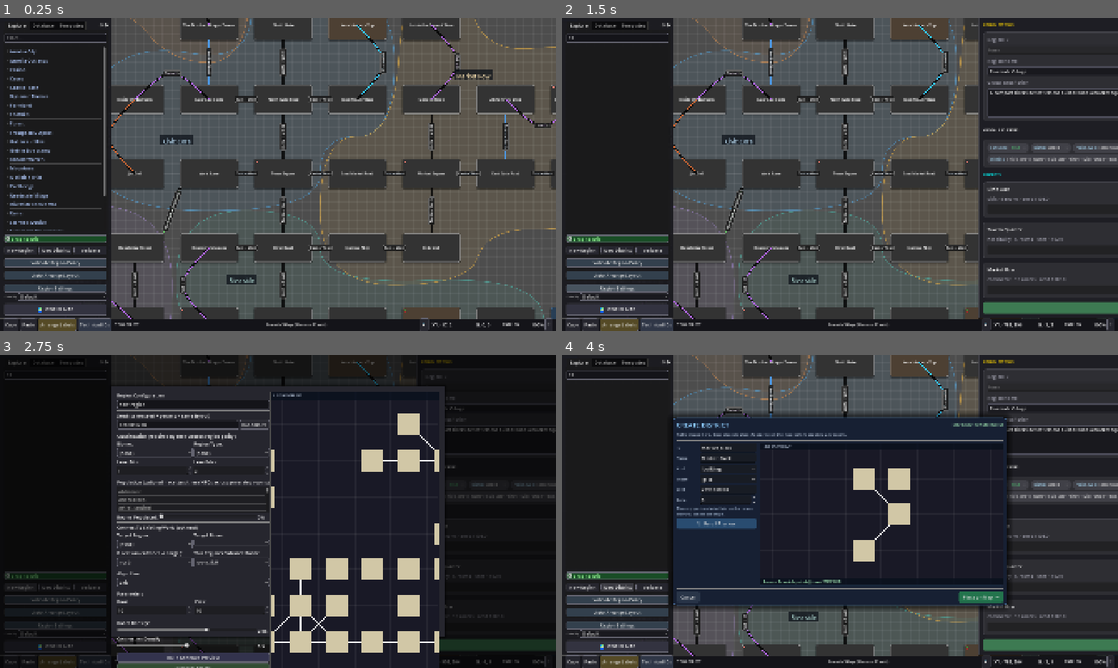
Above: before the commit, frames 1-4 (two rows, left to right).
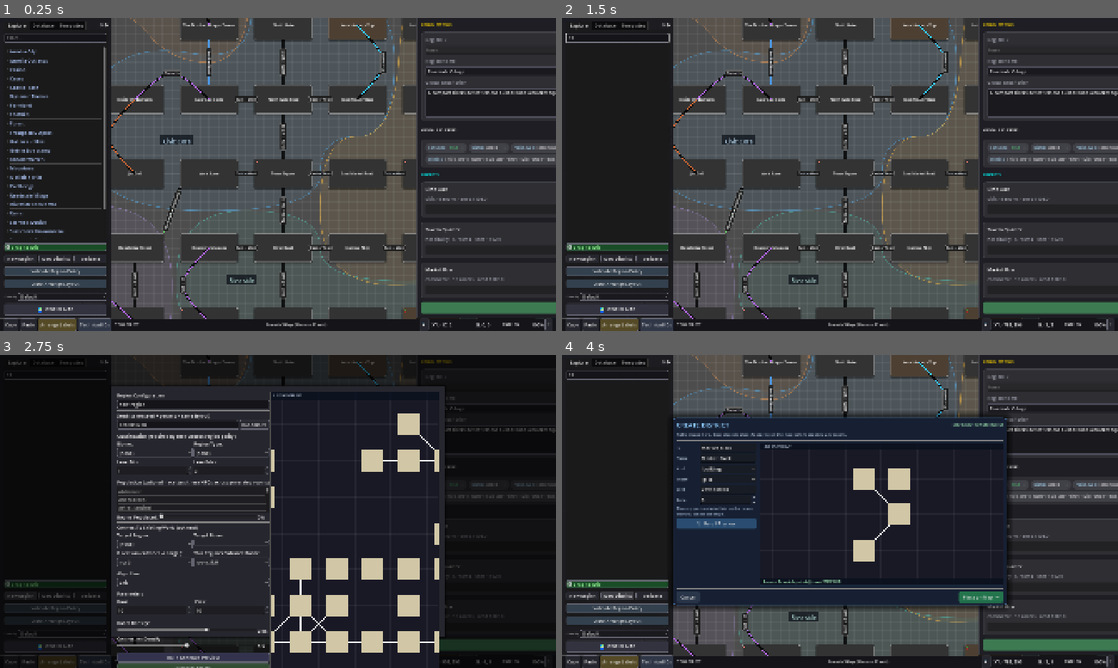
Above: after the commit, the same moments.

Repository: jbax-and-his-ai-pals/008-mud
Game: Godot game, scene res://scenes/Main.tscn
The game is run twice, just before and just after one commit, with the same random seed, the same clock (stepped at 60 frames per second) and the same inputs.
Inputs (mouse positions are in pixels of both pictures, inside the frame that each line leads up to):
- Up to frame 1 (0.25 s): no input
- Up to frame 2 (1.5 s): click (617, 36) at 0.52 s; type "12" at 0.6 s; click (617, 287) at 1.25 s, where only the run before the commit has a clickable "Region Settings"
- Up to frame 3 (2.75 s): click "New Region" at 2 s
- Up to frame 4 (4 s): click "New Region" at 2.75 s; click "New District" at 3.5 s

The runs differ from the first frame. In frame 1, 23% of the frame differs, in the area x 0-100%, y 0-97%; in frame 2, 2.6%; in frame 3, 0.9%; in frame 4, 2.7%.

Commit message:
Always show something useful on the right instead of a blank or vague panel
Deselecting everything used to hide the info panel entirely in local view,
and show an unhelpful "Arrangement Mode" label in world view. Now: local
view with nothing selected shows the region's own settings (the same
panel the now-removed "Region Settings" footer button opened); world view
shows a region/room count and a one-line hint on how to inspect or
connect regions.

Also removed that footer button -- it always acted on whatever region
happened to be loaded in region_mgr.data regardless of what was visually
selected (confusing in world view, where it looked like clicking it
selected a specific region), and is now fully redundant since deselecting
in local view reaches the same panel.

Verified end-to-end: local view lands on "region_root" by default, world
view lands on "world" with real counts, switching views preserves the
right default per view, and selecting/deselecting a room still works.

Co-Authored-By: Claude Sonnet 5 <noreply@anthropic.com>

Diff:
--- a/mud-world-editor/scripts/core/Main.gd
+++ b/mud-world-editor/scripts/core/Main.gd
@@ -77,11 +77,6 @@
 			ui_mgr.cache_search_data(world_mgr.get_all_world_data(), database_mgr.npcs, database_mgr.items)
 
 func _bootstrap_ui():
-	if ui_mgr.footer_container:
-		var btn_reg = Button.new(); btn_reg.text = "Region Settings"
-		ui_mgr.footer_container.add_child(btn_reg); ui_mgr.footer_container.move_child(btn_reg, 0)
-		ui_mgr._apply_style(btn_reg, Color(0.2, 0.25, 0.3))
-		btn_reg.pressed.connect(func(): inspector.load_region_root(region_mgr.data))
 	if not DirAccess.dir_exists_absolute("res://data/regions/"): DirAccess.make_dir_recursive_absolute("res://data/regions/")
 	_update_db_ui()
 	_load_region_vocab_into_creator()
@@ -934,11 +929,10 @@
 	_refresh_view()
 
 	if enabled:
-		inspector.load_world_mode()
+		_show_world_overview()
 		var all_data = world_mgr.get_all_world_data()
-		var total_rooms = 0
-		for r_data in all_data.values():
-			total_rooms += r_data.get("rooms", {}).size()
+		var total_rooms := 0
+		for r_data in all_data.values(): total_rooms += r_data.get("rooms", {}).size()
 		ui_mgr.update_status_info("World Map", total_rooms, "%d Regions" % all_data.size())
 
 		if view_states.has("world_view"):
@@ -995,19 +989,25 @@
 			"Auto-Arrange Layout"
 		)
 
-func _deselect_all(hide_ui: bool = true):
+func _deselect_all(_hide_ui: bool = true):
 	state.clear_selection()
-	if state.is_world_view:
-		graph_controller.update_selection_visuals([])
-		inspector.load_world_mode()
-	else:
-		graph_controller.update_selection_visuals([])
-		inspector.clear_selection(hide_ui)
+	graph_controller.update_selection_visuals([])
+	# There's always something useful to show on the right: the region (or
+	# world map) nothing-selected still belongs to, not a blank panel or an
+	# unhelpful "Arrangement Mode" placeholder.
+	if state.is_world_view: _show_world_overview()
+	else: inspector.load_region_root(region_mgr.data)
 	# A district highlight lives on district_layer's own _draw(), unlike a
 	# room's selection border (a StyleBoxFlat that redraws itself on
 	# change) -- clearing the selection needs an explicit redraw to make
 	# that highlight actually disappear.
 	graph_controller.queue_redraw()
+
+func _show_world_overview():
+	var all_data = world_mgr.get_all_world_data()
+	var total_rooms := 0
+	for r_data in all_data.values(): total_rooms += r_data.get("rooms", {}).size()
+	inspector.load_world_mode(all_data.size(), total_rooms)
 
 func _deselect_room_only():
 	state.clear_selection(); graph_controller.update_selection_visuals([]); graph_controller.queue_redraw()
--- a/mud-world-editor/scripts/ui/inspectors/InspectorController.gd
+++ b/mud-world-editor/scripts/ui/inspectors/InspectorController.gd
@@ -201,14 +201,19 @@
 func _clear_box(b): for c in b.get_children(): c.queue_free()
 func _on_panel_gui_input(event): if event is InputEventMouseButton and event.button_index in [4,5]: panel.get_viewport().set_input_as_handled()
 
-func load_world_mode():
+func load_world_mode(region_count: int = 0, room_count: int = 0):
 	clear_selection(false)
 	cur_mode = "world"
 	panel.visible = true
 	content_container.add_child(InspectorStyle.create_section_header("WORLD MAP", Color.GOLD))
 	var card = InspectorStyle.create_card(); var vbox = card.get_child(0).get_child(0)
 	content_container.add_child(card)
-	vbox.add_child(InspectorStyle.lbl("Arrangement Mode", Color.WHITE))
+	vbox.add_child(InspectorStyle.lbl("%d regions · %d rooms" % [region_count, room_count], Color.WHITE))
+	var hint := Label.new()
+	hint.text = "Click a region to inspect it.\nCtrl/Shift-drag from a region's shape to connect it to another."
+	hint.modulate = InspectorStyle.COLOR_TEXT_DIM
+	hint.autowrap_mode = TextServer.AUTOWRAP_WORD_SMART
+	vbox.add_child(hint)
 
 func load_quest_mode(quest_id: String):
 	clear_selection(false)
